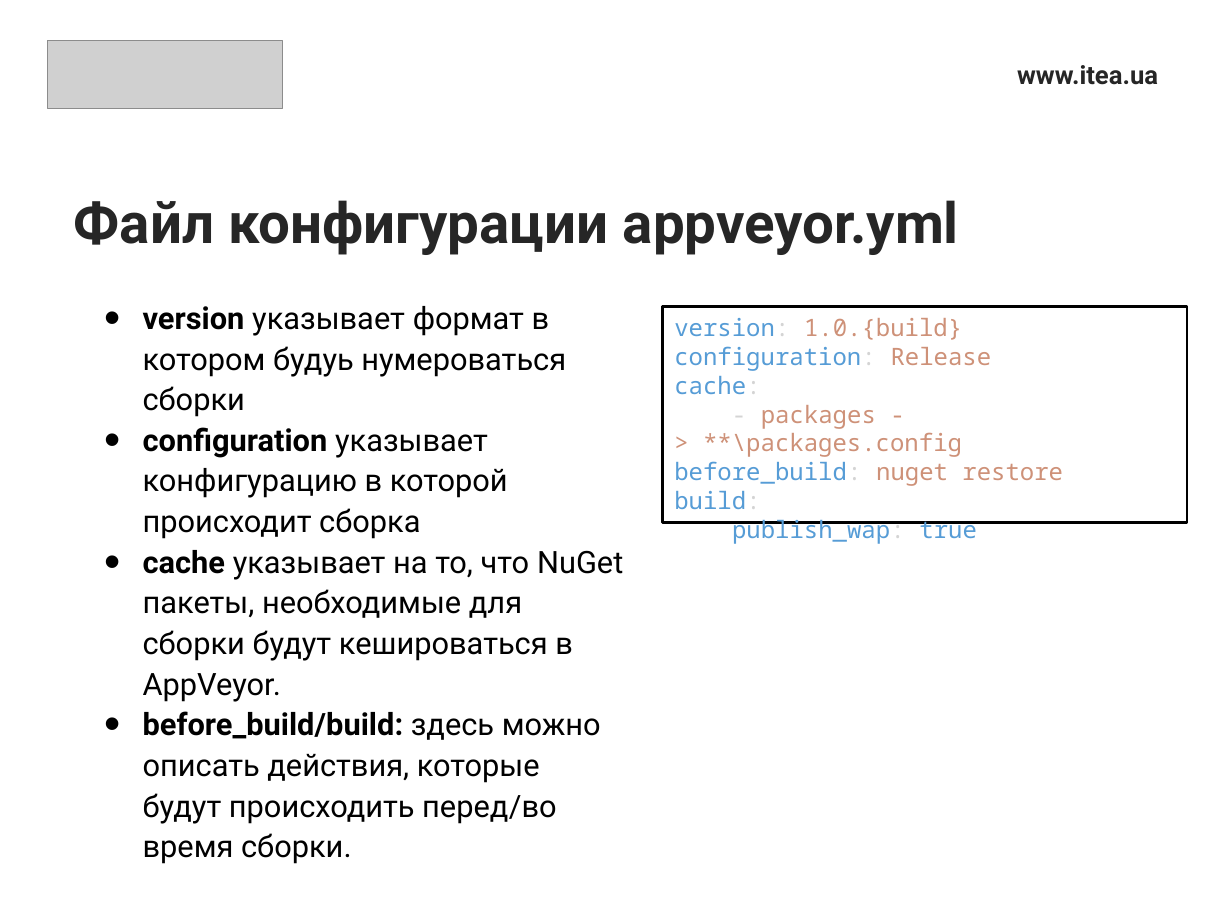
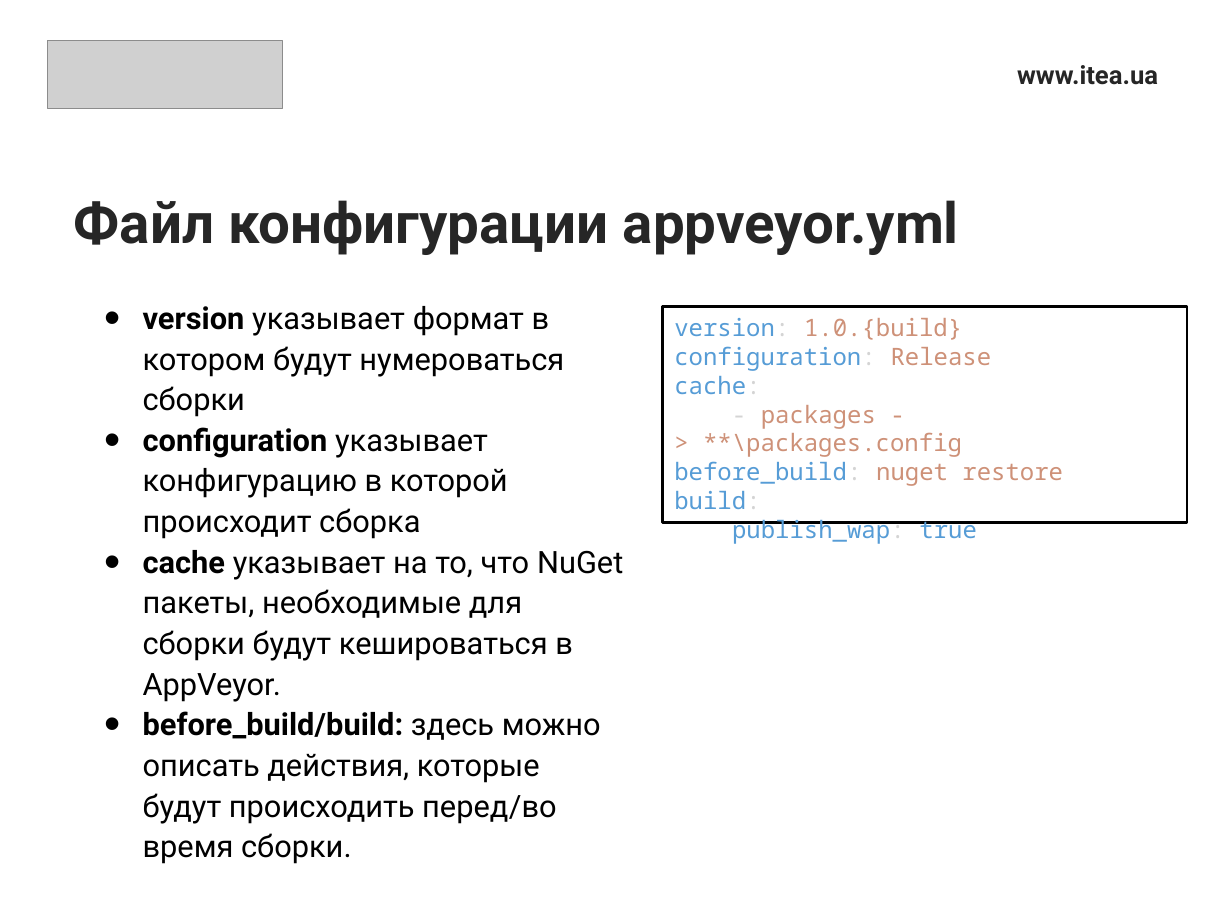
Before and after one commit to RusyaOne/NetCore_09.12.2020, a slide deck: slide 18 of 2.VersionControl/VersionControl.pptx. Drawn at 1232x924 pixels with LibreOffice and Linux fonts; fonts in the diff are those of the drawing; grey boxes stand for pictures. Boxes give left, top, right and bottom in pixels: in the first picture for what was removed or moved away, otherwise in the second. Text is boxed around its words. In the diff, an @@ line names an element or a change of style, - is before the commit and + after.

```diff
--- a/2.VersionControl/VersionControl.pptx
+++ b/2.VersionControl/VersionControl.pptx
@@ text at (x1=143, y1=306, x2=564, y2=417): text changed @@
-• version указывает формат в котором будуь нумероваться сборки
+• version указывает формат в котором будут нумероваться сборки
```
Also in this commit, not shown: 1 other slide changed, 3 other files.
